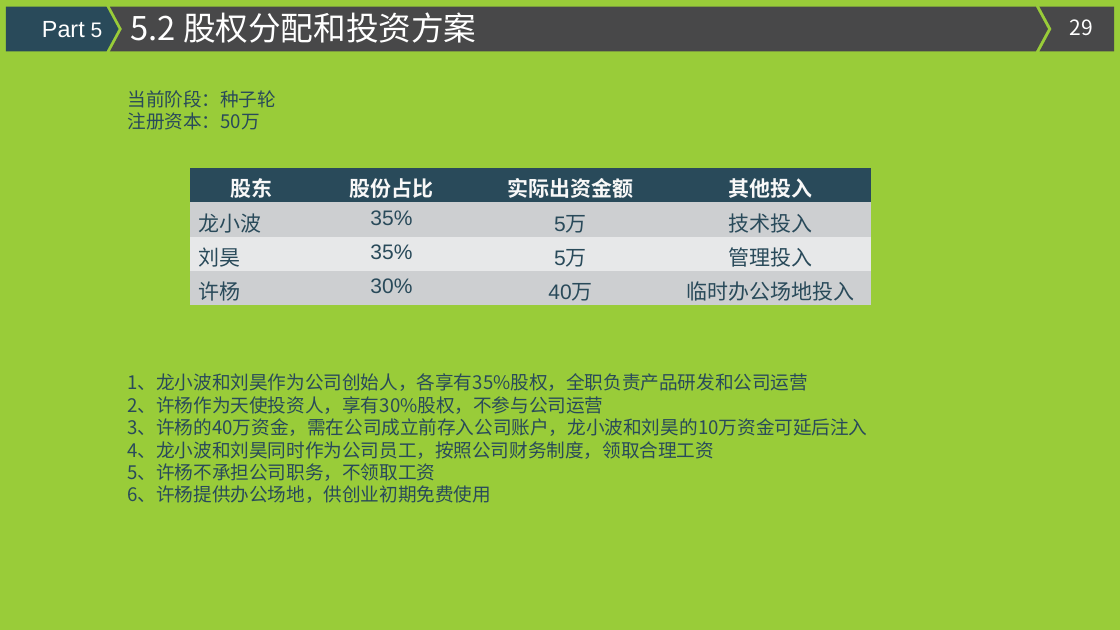
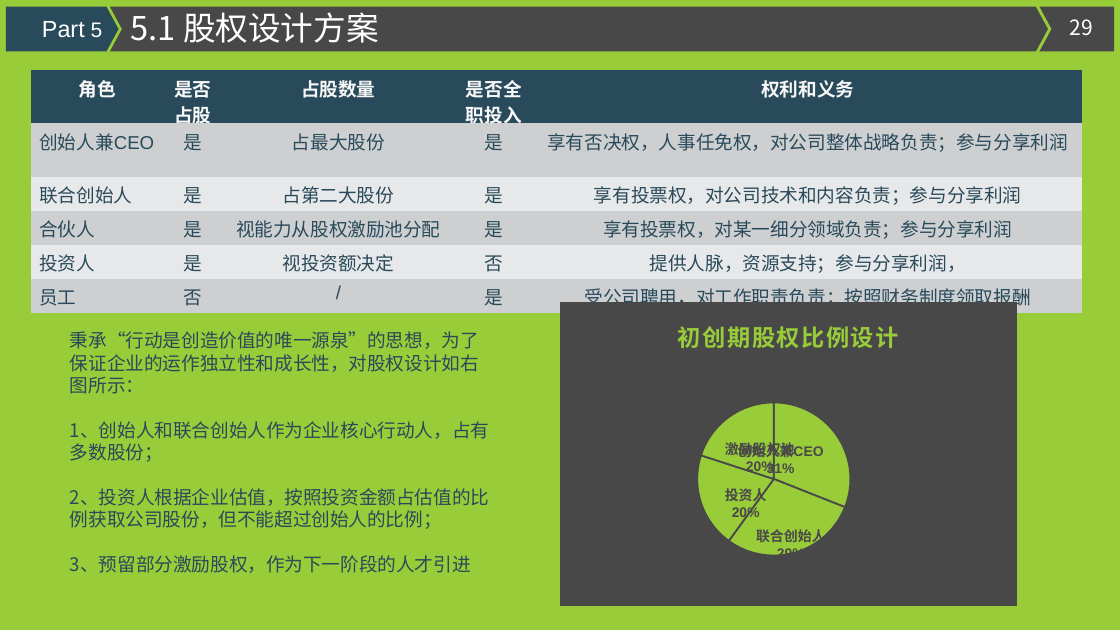
Before and after one commit to AllInScratch/scratch, a slide deck: slide 29 of 商业计划书.pptx. Drawn at 1120x630 pixels with LibreOffice and Linux fonts; fonts in the diff are those of the drawing; background and template pictures are left out. Boxes give left, top, right and bottom in pixels: in the first picture for what was removed or moved away, otherwise in the second. Text is boxed around its words. In the diff, an @@ line names an element or a change of style, - is before the commit and + after.

```diff
--- a/商业计划书.pptx
+++ b/商业计划书.pptx
@@ text at bbox=[130, 12, 379, 43]: text changed @@
-5.2 股权分配和投资方案
+5.1 股权设计方案
@@ table at bbox=[31, 71, 1082, 314] @@
-股东 | 股份占比 | 实际出资金额 | 其他投入
-龙小波 | 35% | 5万 | 技术投入
-刘昊 | 35% | 5万 | 管理投入
-许杨 | 30% | 40万 | 临时办公场地投入
+角色 | 是否占股 | 占股数量 | 是否全职投入 | 权利和义务
+创始人兼CEO | 是 | 占最大股份 | 是 | 享有否决权，人事任免权，对公司整体战略负责；参与分享利润
+联合创始人 | 是 | 占第二大股份 | 是 | 享有投票权，对公司技术和内容负责；参与分享利润
+合伙人 | 是 | 视能力从股权激励池分配 | 是 | 享有投票权，对某一细分领域负责；参与分享利润
+投资人 | 是 | 视投资额决定 | 否 | 提供人脉，资源支持；参与分享利润，
+员工 | 否 | / | 是 | 受公司聘用，对工作职责负责；按照财务制度领取报酬
@@ table: place and size @@
-table at bbox=[190, 168, 870, 305]
+table at bbox=[31, 71, 1082, 314]
@@ text removed at bbox=[127, 90, 276, 130] @@
-当前阶段：种子轮
-注册资本：50万
@@ pie chart added at bbox=[560, 301, 1016, 605] @@
+title "初创期股权比例设计 "
+categories: 创始人兼CEO, 联合创始人, 投资人, 激励股权池
+Series 1: 31, 29, 20, 20
@@ text added at bbox=[70, 331, 489, 573], 16 pt, text #294A5A @@
+秉承“行动是创造价值的唯一源泉”的思想，为了保证企业的运作独立性和成长性，对股权设计如右图所示：
+1、创始人和联合创始人作为企业核心行动人，占有多数股份；
+2、投资人根据企业估值，按照投资金额占估值的比例获取公司股份，但不能超过创始人的比例；
+3、预留部分激励股权，作为下一阶段的人才引进
@@ text removed at bbox=[127, 373, 867, 503] @@
-1、龙小波和刘昊作为公司创始人，各享有35%股权，全职负责产品研发和公司运营
-2、许杨作为天使投资人，享有30%股权，不参与公司运营
-3、许杨的40万资金，需在公司成立前存入公司账户，龙小波和刘昊的10万资金可延后注入
-4、龙小波和刘昊同时作为公司员工，按照公司财务制度，领取合理工资
-5、许杨不承担公司职务，不领取工资
-6、许杨提供办公场地，供创业初期免费使用
```
Also in this commit, not shown: 1 other slide changed, 1 slide added.
